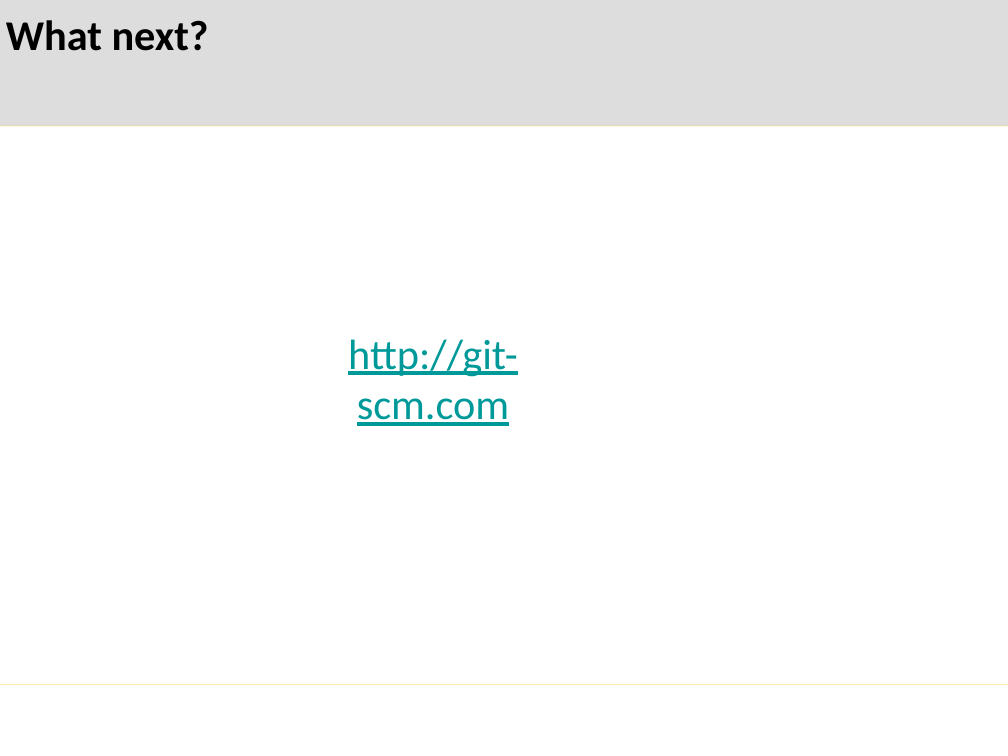
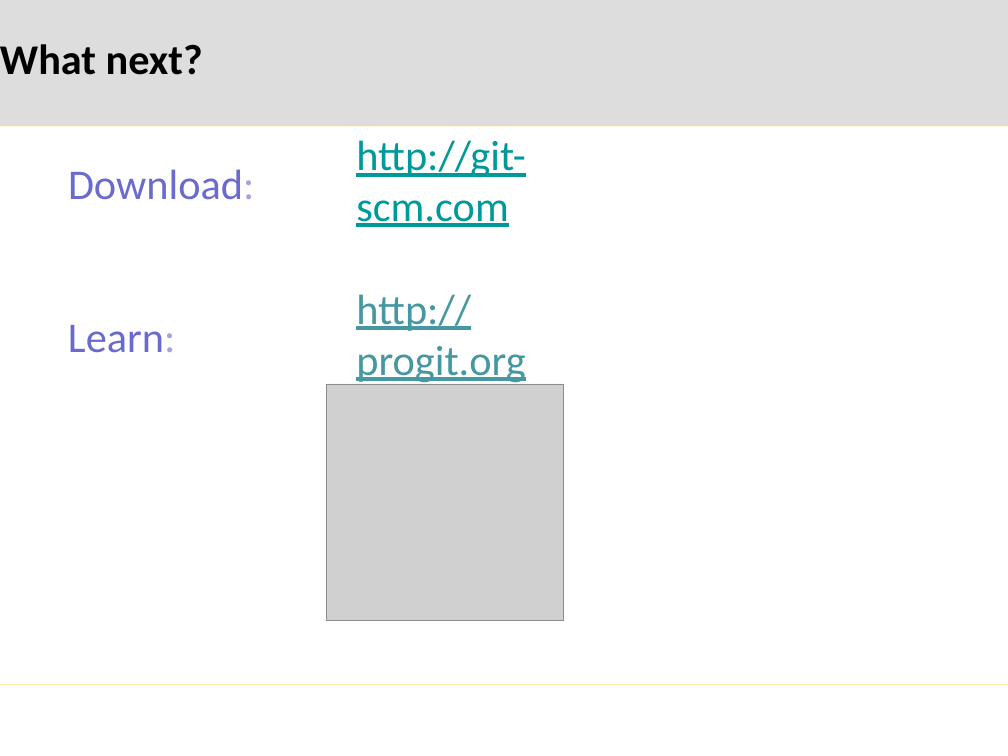
Before and after one commit to mglazer/GitPresentation, a slide deck: slide 39 of presentation.pptx (slide 27 before the commit). Drawn at 1008x756 pixels with LibreOffice and Linux fonts; fonts in the diff are those of the drawing; grey boxes stand for pictures; background and template pictures are left out. Boxes give left, top, right and bottom in pixels: in the first picture for what was removed or moved away, otherwise in the second. Text is boxed around its words. In the diff, an @@ line names an element or a change of style, - is before the commit and + after.

```diff
--- a/presentation.pptx
+++ b/presentation.pptx
@@ text "What next?": place and size @@
-text "What next?" at (6, 20, 209, 51)
+text "What next?" at (0, 44, 203, 75)
@@ text "http://git-scm.com": place and size @@
-text "http://git-scm.com" at (348, 339, 518, 426)
+text "http://git-scm.com" at (356, 140, 526, 227)
@@ text "http://git-scm.com" at (356, 140, 526, 227): alignment centre to left @@
@@ text added at (68, 169, 254, 200), 43 pt, text #6B6BCF @@
+Download:
@@ text added at (356, 294, 525, 386), 43 pt, text #4597A0, underline @@
+http://progit.org
@@ text added at (68, 325, 175, 353), 43 pt, text #6B6BCF @@
+Learn:
@@ picture added at (327, 384, 563, 620) @@
```
Also in this commit, not shown: 16 other slides changed, 12 slides added, 1 other file.
